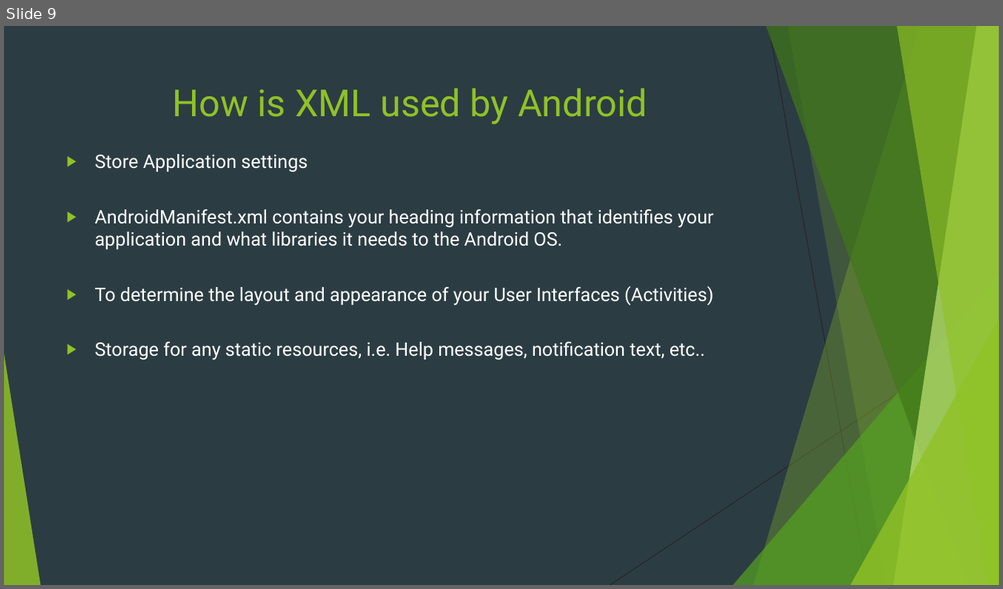
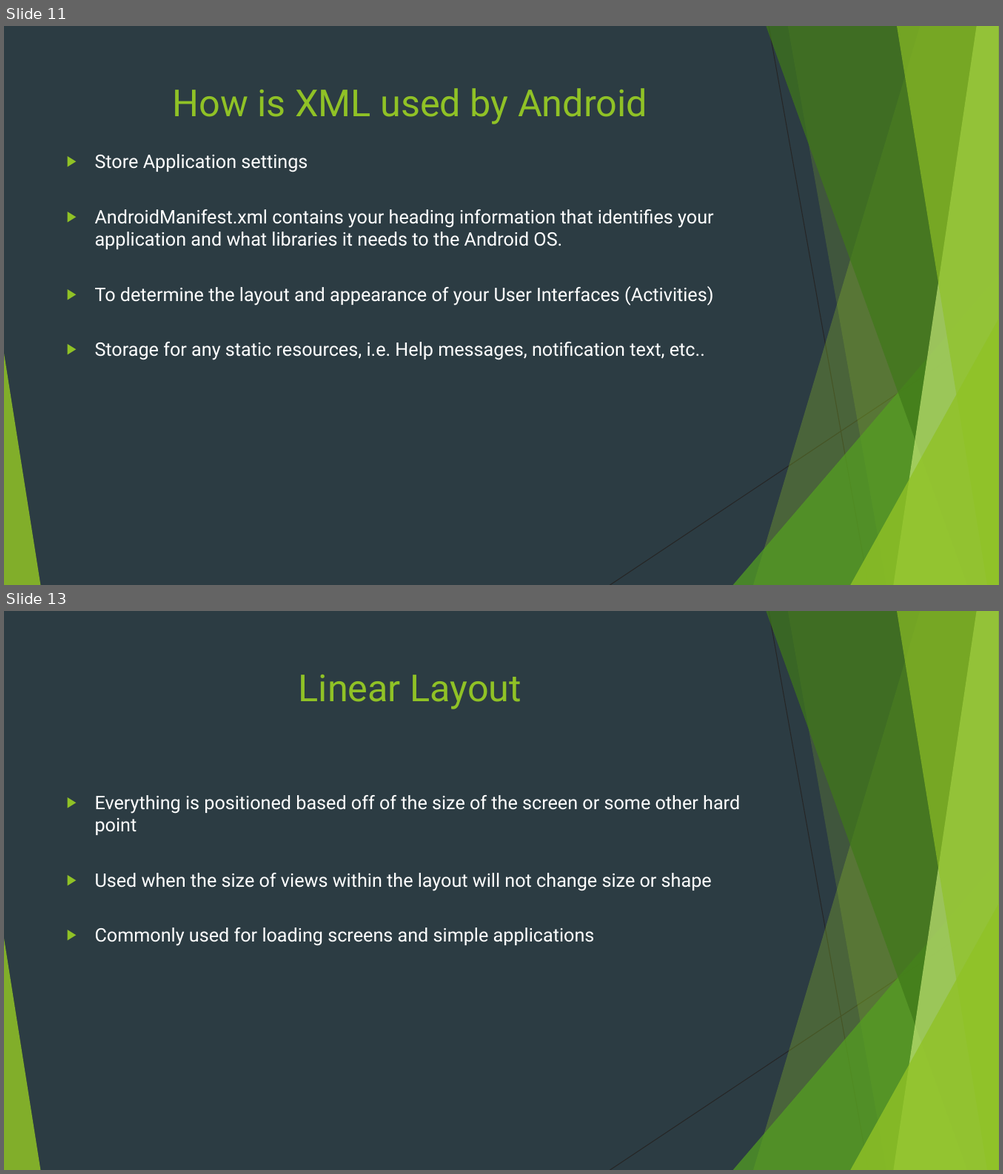
Before and after one commit to Sylvia-Olliff/XML-class, a slide deck: XML for Android.pptx. Shown one above the other, each under a label of ours: slide 9 before the commit, slides 11 and 13 after it; the slides between them are not shown. The pictures are 1003x589 and 1003x1174 pixels, drawn with LibreOffice and Linux fonts; fonts in the diff are those of the drawing. Boxes give left, top, right and bottom in pixels: in the first picture for what was removed or moved away, otherwise in the second. Text is boxed around its words. In the diff, an @@ line names an element or a change of style, - is before the commit and + after.

Commit message:
Complete
Will probably do something else as I think of it

```diff
--- a/XML for Android.pptx
+++ b/XML for Android.pptx
@@ slide 13 added at [4,611,999,1170], background #2C3C43; not listed: 10 template elements that a slide beside it also shows @@
@@ title added at [299,675,521,709], 36 pt, text #90C226 @@
+Linear Layout
@@ text added at [95,795,740,946], 18 pt, text #FFFFFF @@
+▶ Everything is positioned based off of the size of the screen or some other hard point
+▶ Used when the size of views within the layout will not change size or shape
+▶ Commonly used for loading screens and simple applications
@@ what was slide 9 is now slide 11 @@
```
Also in this commit, not shown: 3 slides changed, 7 other slides added.
